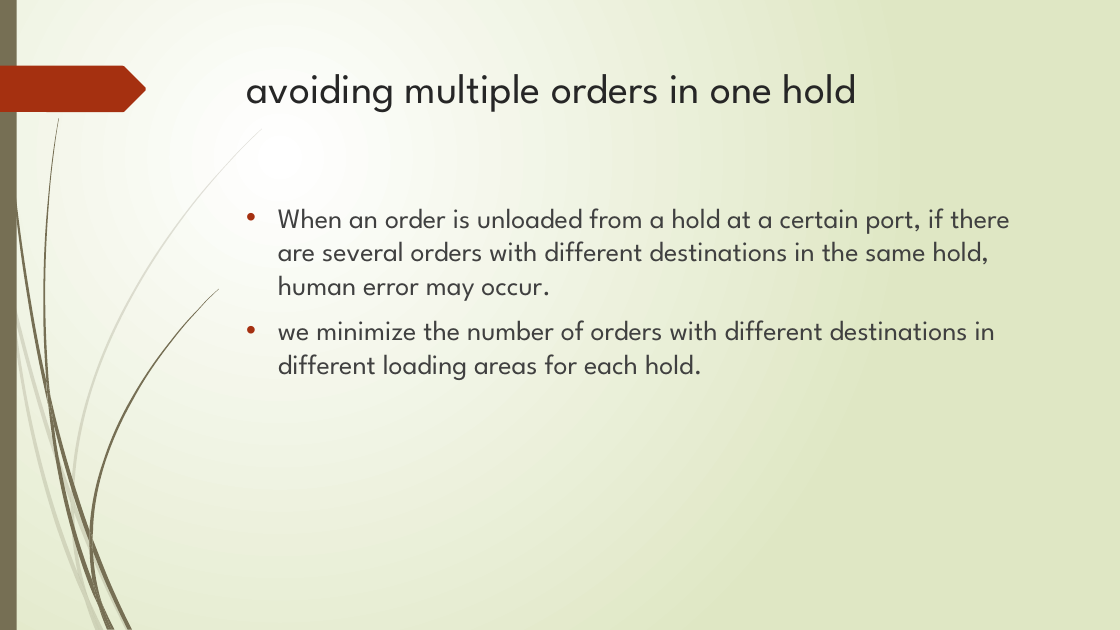
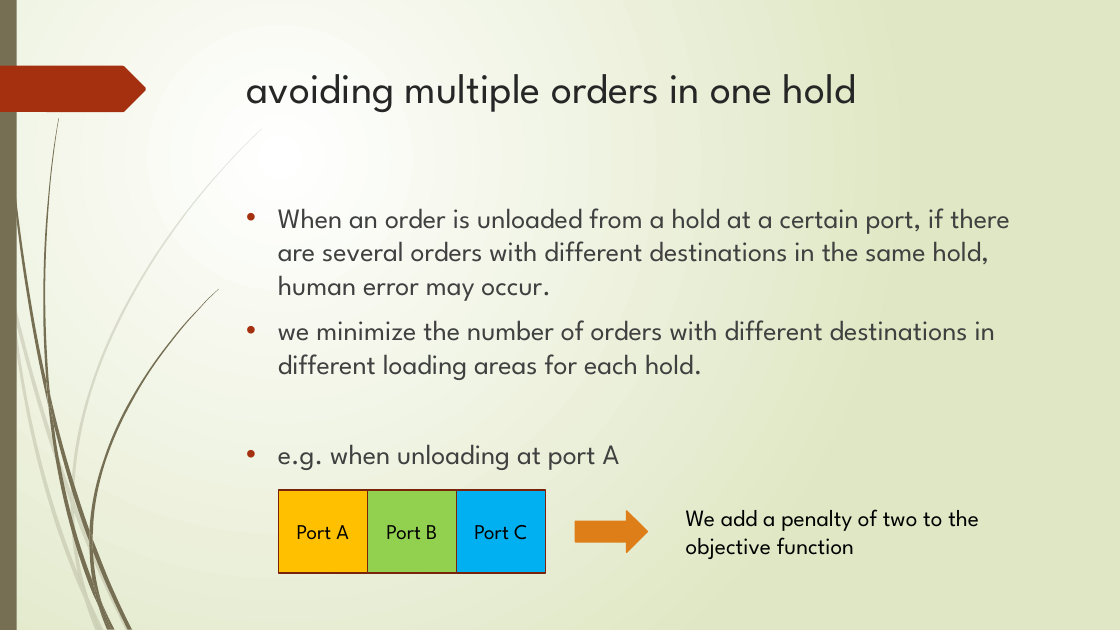
Before and after one commit to r-kurosu/kline_new, a slide deck: slide 10 of 中間報告.pptx. Drawn at 1120x630 pixels with LibreOffice and Linux fonts; fonts in the diff are those of the drawing. Boxes give left, top, right and bottom in pixels: in the first picture for what was removed or moved away, otherwise in the second. Text is boxed around its words. In the diff, an @@ line names an element or a change of style, - is before the commit and + after.

```diff
--- a/中間報告.pptx
+++ b/中間報告.pptx
@@ text at bbox=[278, 444, 620, 470]: paragraph added @@
+• e.g. when unloading at port A
@@ rectangle added at bbox=[278, 491, 367, 574], fill #FFC000, outline #7A240C 1.25 pt, 18 pt, text #000000 @@
+Port A
@@ rectangle added at bbox=[367, 491, 456, 574], fill #92D050, outline #7A240C 1.25 pt, 18 pt, text #000000 @@
+Port B
@@ rectangle added at bbox=[456, 491, 545, 574], fill #00B0F0, outline #7A240C 1.25 pt, 18 pt, text #000000 @@
+Port C
@@ text added at bbox=[686, 509, 979, 559], 20 pt, text #000000 @@
+We add a penalty of two to the objective function
@@ right arrow added at bbox=[576, 511, 648, 552], fill #DE7E18, outline #DE7E18 1.25 pt @@
```
Also in this commit, not shown: 3 other slides changed.
